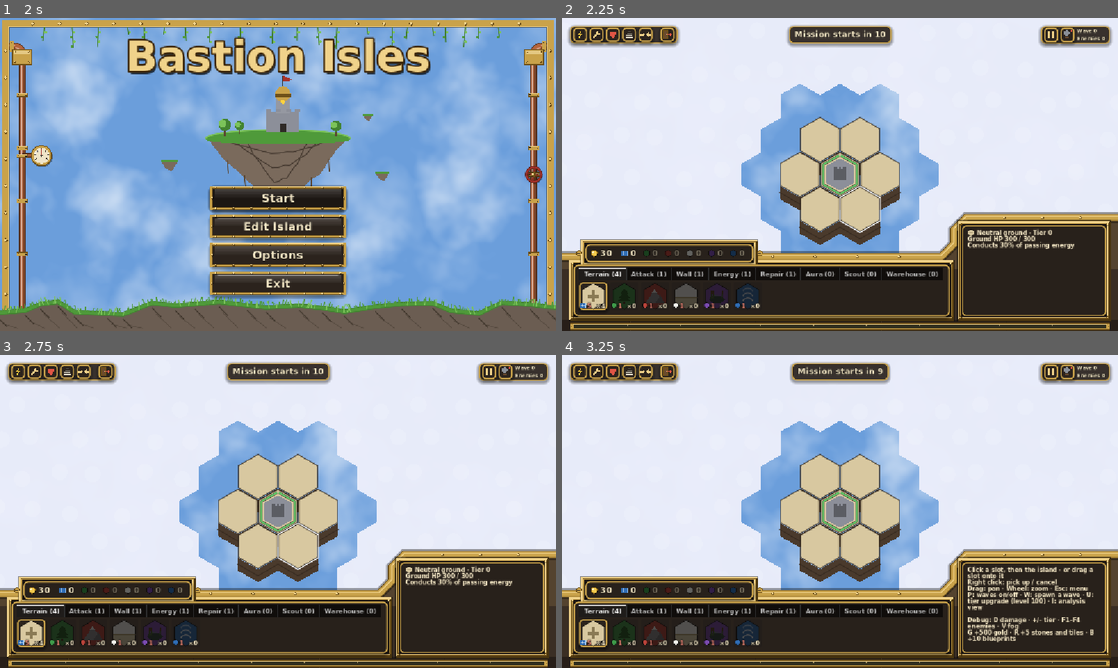
Above: before the commit, frames 1-4 (two rows, left to right).
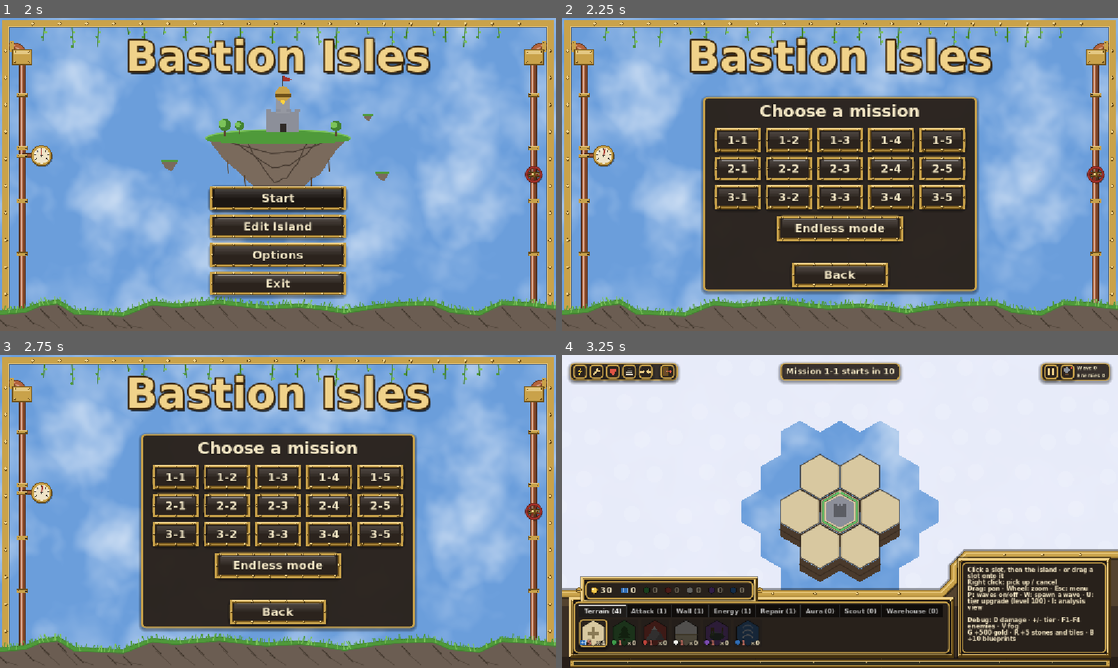
Above: after the commit, the same moments.

Repository: PfeiferSebastian/bastion-isles
Game: Godot game, scene res://scenes/ui/main_menu.tscn
The game is run twice, just before and just after one commit, with the same random seed, the same clock (stepped at 60 frames per second) and the same inputs.
Inputs (mouse positions are in pixels of both pictures, inside the frame that each line leads up to):
- Up to frame 1 (2 s): click "Edit Island" at 0.5 s; click "Done" at 1.25 s
- Up to frame 2 (2.25 s): click "Start" at 2 s
- Up to frame 3 (2.75 s): no input
- Up to frame 4 (3.25 s): click (739, 477) at 2.75 s, where only the run after the commit has a clickable "1-1"

Frame 1 is identical in both runs. In frame 2, 97% of the frame differs, in the area x 0-100%, y 0-100%; in frame 3, 97%; in frame 4, 1.3%.

Commit message:
Add mission select with numbered missions and an endless mode
- Start opens an overlay with missions 1-1 to 3-5, Endless mode below
  them and Back at the bottom of the frame
- Each mission step raises the kill goal and enemy strength and numbers
  (placeholder values); the mission bar names the mission
- Endless mode: no kill goal, enemies 3% stronger per wave, leaving
  keeps all loot

Co-Authored-By: Claude Opus 5.5 <noreply@anthropic.com>

Diff:
--- a/scripts/combat/combat.gd
+++ b/scripts/combat/combat.gd
@@ -26,6 +26,8 @@
 ## damage) and this many more of them, compounding.
 const ROUND_STRENGTH := 1.2
 const ROUND_COUNT := 1.1
+## Endless mode: enemies get this much stronger with every wave.
+const ENDLESS_STEP := 0.03
 ## Seconds before the first enemies come, so the player can look around and build.
 @export var mission_start_delay := 10.0
 ## Seconds without enemies after which the fight counts as over and the ground is repaired.
@@ -86,6 +88,7 @@
 	add_child(_enemy_layer)
 	add_child(_projectile_layer)
 	mission_countdown = mission_start_delay
+	_apply_session()
 	_base_kill_goal = mission_kill_goal
 
 
@@ -242,14 +245,32 @@
 	return enemy
 
 
-## Enemy HP and damage multiplier of the current round.
+## Mission rules from the main menu's choice (GameSession): the mission's kill goal and
+## enemy strength and numbers; in endless mode no goal at all.
+var _mission_strength := 1.0
+var _mission_count := 1.0
+
+
+func _apply_session() -> void:
+	if GameSession.endless:
+		mission_kill_goal = 1 << 30
+		return
+	var rules := GameSession.mission_rules()
+	mission_kill_goal = rules.kill_goal
+	_mission_strength = rules.strength
+	_mission_count = rules.count
+
+
+## Enemy HP and damage multiplier: the mission's, the round's and in endless mode +ENDLESS_STEP
+## per wave.
 func strength_factor() -> float:
-	return pow(ROUND_STRENGTH, mission_round)
-
-
-## Enemy count multiplier of the current round.
+	var endless_growth := 1.0 + ENDLESS_STEP * maxi(wave - 1, 0) if GameSession.endless else 1.0
+	return _mission_strength * pow(ROUND_STRENGTH, mission_round) * endless_growth
+
+
+## Enemy count multiplier of the mission and the current round.
 func count_factor() -> float:
-	return pow(ROUND_COUNT, mission_round)
+	return _mission_count * pow(ROUND_COUNT, mission_round)
 
 
 ## Starts the next, harder round after a won mission: enemies 20% stronger, 10% more of them
@@ -332,9 +353,10 @@
 ## Fleeing a running mission: only Island.FLEE_KEEP of this mission's loot is kept (the
 ## rest is taken away again), towers destroyed this mission are rebuilt at level 0 and
 ## wasteland biome tiles come back at Tier 1. Returns {lost (same shape as mission_loot),
-## rebuilt}. Does nothing (returns {}) once the mission is won or lost.
+## rebuilt}. Does nothing (returns {}) once the mission is won or lost, and in endless mode,
+## where leaving is the only way out and keeps everything.
 func flee() -> Dictionary:
-	if mission_done or defeated:
+	if mission_done or defeated or GameSession.endless:
 		return {}
 	finish_wave_log()
 	var island := _view.island
--- a/scripts/game_session.gd
+++ b/scripts/game_session.gd
@@ -1,6 +1,27 @@
 class_name GameSession
 extends RefCounted
-## What the island scene was opened for, set by the main menu before switching scenes.
+## What the island scene was opened for, set by the main menu before switching scenes:
+## editing, one of the numbered missions (world-mission, e.g. "2-3") or the endless mode.
 
-## True: edit the island without enemies (main menu "Edit Island"); false: play a mission.
+## Worlds and missions per world in the mission select (1-1 … 3-5).
+const WORLDS := 3
+const MISSIONS_PER_WORLD := 5
+
+## True: edit the island without enemies (main menu "Edit Island"); false: play.
 static var edit_mode := false
+## The chosen mission as Vector2i(world, mission), both from 1.
+static var mission := Vector2i(1, 1)
+## Endless mode: waves never stop and slowly get harder; there is no kill goal.
+static var endless := false
+
+
+## "2-3" for world 2, mission 3.
+static func mission_name(which: Vector2i = mission) -> String:
+	return "%d-%d" % [which.x, which.y]
+
+
+## Placeholder difficulty of a mission (0 for 1-1, rising by one per mission):
+## {kill_goal, strength (enemy HP and damage), count (enemies per wave)}.
+static func mission_rules(which: Vector2i = mission) -> Dictionary:
+	var step := (which.x - 1) * MISSIONS_PER_WORLD + (which.y - 1)
+	return {kill_goal = 80 + 10 * step, strength = 1.0 + 0.1 * step, count = 1.0 + 0.05 * step}
--- a/scripts/ui/hud.gd
+++ b/scripts/ui/hud.gd
@@ -114,7 +114,7 @@
 			notify("Round %d: enemies +%d%% stronger, %d%% more of them" % [combat.mission_round + 1,
 				roundi((combat.strength_factor() - 1.0) * 100.0), roundi((combat.count_factor() - 1.0) * 100.0)]))
 	# Flee: leave the island at once (it is saved, as with Leave).
-	var flee := OverlayIcon.new(&"flee", "Flee: leave the island now. You keep only 10% of this mission's loot; towers destroyed in it are rebuilt at level 0, wasteland biomes come back at Tier 1")
+	var flee := OverlayIcon.new(&"flee", "Flee: leave the island now. You keep only 10% of this mission's loot; towers destroyed in it are rebuilt at level 0, wasteland biomes come back at Tier 1. In endless mode you keep everything")
 	flee.toggle_mode = false
 	flee.pressed.connect(flee_requested.emit)
 	_overlay_icons.get_parent().add_child(VSeparator.new())
@@ -173,8 +173,9 @@
 		_stats.set_meta(&"info", "Wave %d · enemies in the sky: %d · killed so far: %d" % [combat.wave, combat.enemies().size(), combat.kills])
 		if not _edit_mode:
 			_update_mission()
+		_mission_tube.visible = not GameSession.endless and not _edit_mode
 		_mission_tube.value = combat.mission_progress()
-		_mission_tube.set_meta(&"info", "Mission progress: %d / %d kills (placeholder until zones)" % [mini(combat.kills, combat.mission_kill_goal), combat.mission_kill_goal])
+		_mission_tube.set_meta(&"info", "Mission %s: %d / %d kills (placeholder until zones)" % [GameSession.mission_name(), mini(combat.kills, combat.mission_kill_goal), combat.mission_kill_goal])
 	if view == null:
 		return
 	if _treasury_row.treasury != view.island.treasury:
@@ -298,11 +299,13 @@
 		return
 	_leave.visible = combat.mission_done
 	_proceed.visible = combat.mission_done
+	var title := "Endless mode" if GameSession.endless else "Mission " + GameSession.mission_name()
+	if combat.mission_round > 0:
+		title += " · round %d" % (combat.mission_round + 1)
 	if combat.mission_done:
-		_mission_text.text = "Round %d complete" % (combat.mission_round + 1) if combat.mission_round > 0 else "Mission complete"
+		_mission_text.text = title + " complete"
 	elif combat.mission_countdown > 0.0:
-		_mission_text.text = ("Round %d starts in %d" % [combat.mission_round + 1, ceili(combat.mission_countdown)]) if combat.mission_round > 0 \
-			else "Mission starts in %d" % ceili(combat.mission_countdown)
+		_mission_text.text = "%s starts in %d" % [title, ceili(combat.mission_countdown)]
 	_mission_panel.visible = combat.mission_done or combat.mission_countdown > 0.0
 	_mission_panel.reset_size()
 	_mission_panel.position.x = (_root.size.x - _mission_panel.size.x) / 2.0
--- a/scripts/ui/main_menu.gd
+++ b/scripts/ui/main_menu.gd
@@ -1,6 +1,7 @@
 extends Control
 ## Main menu: title at the top, Start / Edit Island / Options / Exit at the bottom middle,
-## steampunk frame and a floating island over the cloud sky.
+## steampunk frame and a floating island over the cloud sky. Start opens the mission select:
+## numbered missions (1-1, 1-2 … 2-1 …), the endless mode below them and Back at the bottom.
 
 const GAME_SCENE := "res://main.tscn"
 
@@ -14,11 +15,13 @@
 @onready var _fullscreen: CheckButton = %Fullscreen
 @onready var _volume: HSlider = %Volume
 @onready var _back: Button = %Back
+var _missions_panel := PanelContainer.new()
 
 
 func _ready() -> void:
 	theme = MenuTheme.build()
-	_start.pressed.connect(_open_island.bind(false))
+	_build_mission_select()
+	_start.pressed.connect(_show_missions.bind(true))
 	_edit_island.pressed.connect(_open_island.bind(true))
 	_options.pressed.connect(_show_options.bind(true))
 	_exit.pressed.connect(get_tree().quit)
@@ -36,6 +39,77 @@
 	if event.is_action_pressed("ui_cancel") and _options_panel.visible:
 		_show_options(false)
 		get_viewport().set_input_as_handled()
+	elif event.is_action_pressed("ui_cancel") and _missions_panel.visible:
+		_show_missions(false)
+		get_viewport().set_input_as_handled()
+
+
+## The mission select overlay: a heading, one row of mission buttons per world, the endless
+## mode centred below and Back at the very bottom of the frame.
+func _build_mission_select() -> void:
+	_missions_panel.set_anchors_preset(Control.PRESET_CENTER)
+	_missions_panel.grow_horizontal = Control.GROW_DIRECTION_BOTH
+	_missions_panel.grow_vertical = Control.GROW_DIRECTION_BOTH
+	var content := VBoxContainer.new()
+	content.add_theme_constant_override("separation", 14)
+	_missions_panel.add_child(content)
+	var heading := Label.new()
+	heading.text = "Choose a mission"
+	heading.horizontal_alignment = HORIZONTAL_ALIGNMENT_CENTER
+	heading.add_theme_font_size_override("font_size", 34)
+	content.add_child(heading)
+	var grid := GridContainer.new()
+	grid.columns = GameSession.MISSIONS_PER_WORLD
+	grid.add_theme_constant_override("h_separation", 10)
+	grid.add_theme_constant_override("v_separation", 10)
+	content.add_child(grid)
+	for world in range(1, GameSession.WORLDS + 1):
+		for number in range(1, GameSession.MISSIONS_PER_WORLD + 1):
+			var which := Vector2i(world, number)
+			var button := _menu_button(GameSession.mission_name(which), Vector2(96, 48))
+			var rules := GameSession.mission_rules(which)
+			button.tooltip_text = "%d kills · enemies %d%% stronger, %d%% more of them" % [rules.kill_goal,
+				roundi((rules.strength - 1.0) * 100.0), roundi((rules.count - 1.0) * 100.0)]
+			button.pressed.connect(_start_mission.bind(which, false))
+			grid.add_child(button)
+	var endless := _menu_button("Endless mode", Vector2(260, 52))
+	endless.tooltip_text = "Waves without end that slowly get harder – leave whenever you like"
+	endless.size_flags_horizontal = Control.SIZE_SHRINK_CENTER
+	endless.pressed.connect(_start_mission.bind(Vector2i(1, 1), true))
+	content.add_child(endless)
+	var spacer := Control.new()
+	spacer.custom_minimum_size = Vector2(0, 18)
+	content.add_child(spacer)
+	var back := _menu_button("Back", Vector2(200, 46))
+	back.size_flags_horizontal = Control.SIZE_SHRINK_CENTER
+	back.pressed.connect(_show_missions.bind(false))
+	content.add_child(back)
+	_missions_panel.visible = false
+	add_child(_missions_panel)
+
+
+static func _menu_button(text: String, min_size: Vector2) -> Button:
+	var button := BrassButton.new()
+	button.text = text
+	button.custom_minimum_size = min_size
+	return button
+
+
+func _show_missions(open: bool) -> void:
+	_missions_panel.visible = open
+	_buttons.visible = not open
+	_island.visible = not open
+	if open:
+		_missions_panel.reset_size()
+		_missions_panel.position = (size - _missions_panel.size) / 2.0 + Vector2(0, 40)
+	else:
+		_start.grab_focus()
+
+
+func _start_mission(which: Vector2i, endless: bool) -> void:
+	GameSession.mission = which
+	GameSession.endless = endless
+	_open_island(false)
 
 
 func _layout() -> void:
--- a/tests/balance_sim.gd
+++ b/tests/balance_sim.gd
@@ -96,6 +96,7 @@
 	world.add_child(combat)
 	root.add_child(world)
 	await process_frame  # _ready() runs once the world is inside the tree
+	combat.mission_kill_goal = 1 << 30  # again: _ready() applies the chosen mission's goal
 
 	var island := view.island
 	for coord in island.coords():
Not shown, changed: docs/GDD.md
